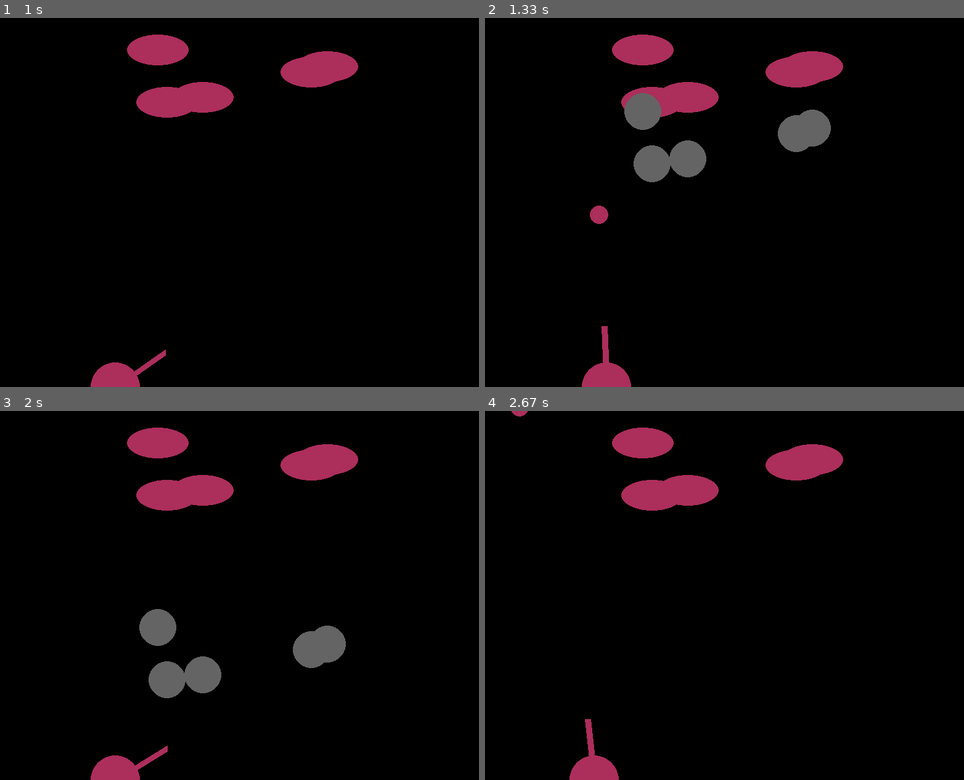
Above: before the commit, frames 1-4 (two rows, left to right).
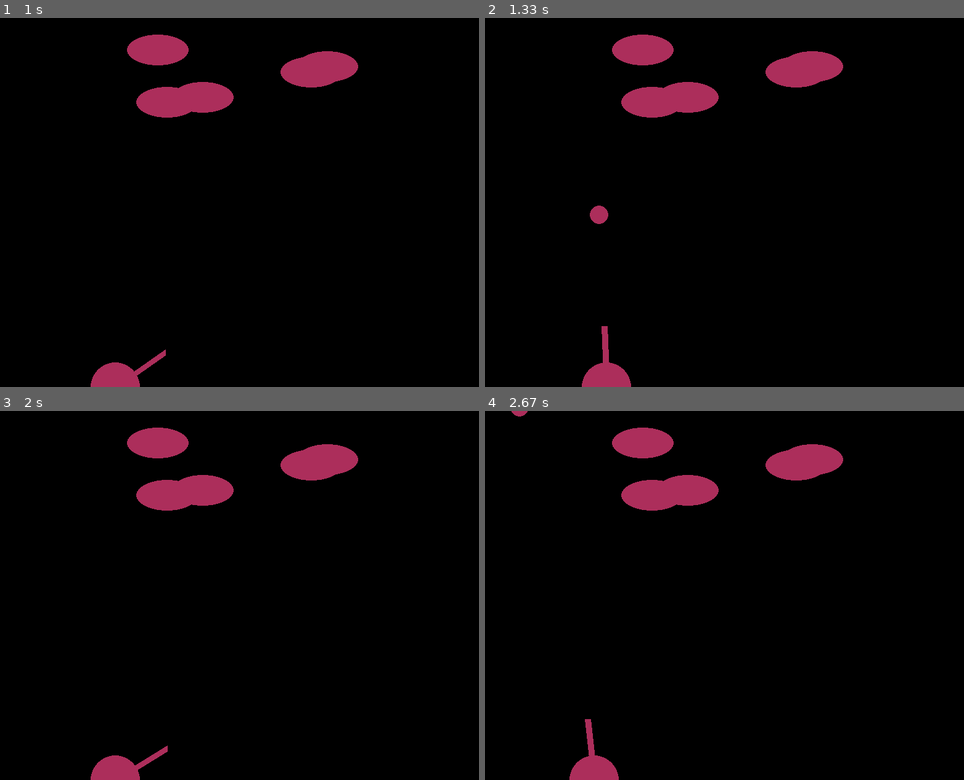
Above: after the commit, the same moments.

Repository: Pleshakova/pygame_projects
Game: pygame game, started from cannon_game/model.py
The game is run twice, just before and just after one commit, with the same random seed, the same clock (stepped at 60 frames per second) and the same inputs.
Inputs (mouse positions are in pixels of both pictures, inside the frame that each line leads up to):
- Up to frame 1 (1 s): click (234, 202) at 0.38 s; hold Right from 0.67 s (still down); click (392, 191) at 0.75 s
- Up to frame 2 (1.33 s): release Right at 1.13 s; hold Right from 1.17 s (still down); click (599, 206) at 1.25 s
- Up to frame 3 (2 s): release Right at 1.63 s; hold Left from 1.67 s (still down); click (282, 676) at 1.75 s
- Up to frame 4 (2.67 s): release Left at 2.2 s; hold Left 2.23-2.63 s; click (566, 540) at 2.32 s

Frame 1 is identical in both runs. In frame 2, 2.7% of the frame differs, in the area x 29-73%, y 20-45%; in frame 3, 2.7%; in frame 4, nothing differs.

Commit message:
Version 6. Added initial bombs list, but still doesn'n work.

Diff:
--- a/cannon_game/model.py
+++ b/cannon_game/model.py
@@ -175,6 +175,7 @@
         self.shells = []
         self.non_moving_targets = []
         self.bombs = []
+        self.set_init_bombs = []
         self.finished = False
 
     def non_moving_target_creation(self, n):
@@ -182,11 +183,14 @@
             self.non_moving_targets.append(Target())
         return self.non_moving_targets
 
-    def target_fire(self): # TODO сделать список списков
-        set_bombs = []
+    def target_fire(self):
+        self.set_init_bombs.clear()
         for target in self.non_moving_targets:
-            set_bombs.append(target.fire())
-        self.bombs.append(set_bombs)
+            self.set_init_bombs.append(target.fire())
+        for bomb in self.set_init_bombs:
+            bomb.show()
+        self.bombs.insert(0, self.set_init_bombs)
+        print(self.bombs)
         return self.bombs
 
     def event_handler(self):
@@ -213,11 +217,12 @@
                 shell.move()
             else:
                 self.shells.remove(shell)
+                """
         for set_bombs in self.bombs:
             for bomb in set_bombs:
                 bomb.move()
                 print(bomb.coord, end=",")
-
+"""
     def game_show(self):
         self.cannon.show()
         self.gun.show()
@@ -225,11 +230,12 @@
             shell.show()
         for target in self.non_moving_targets:
             target.show()
+            """
         for set_bombs in self.bombs:
             for bomb in set_bombs:
                 bomb.show()
 
-
+"""
 def main():
     pygame.init()
     time = pygame.time.get_ticks()
@@ -242,15 +248,12 @@
             time = pygame.time.get_ticks()
             print('hello')
             mng.target_fire()
-            """
             for set_bombs in mng.bombs: # TODO сделать распаковку списков до каждой бомбы
                 for bomb in set_bombs:
                     bomb.show()
             for set_bombs in mng.bombs:
                 for bomb in set_bombs:
                     bomb.move()
-            print(mng.bombs)
-"""
         mng.event_handler()
         mng.move()
         mng.game_show()
